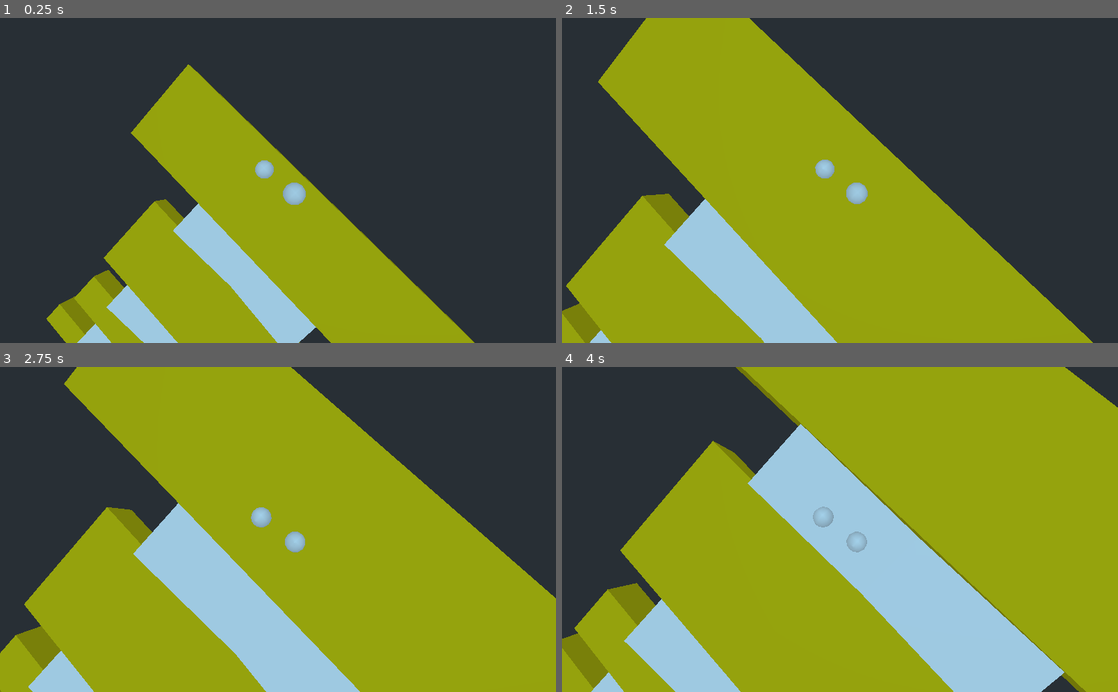
Above: before the commit, frames 1-4 (two rows, left to right).
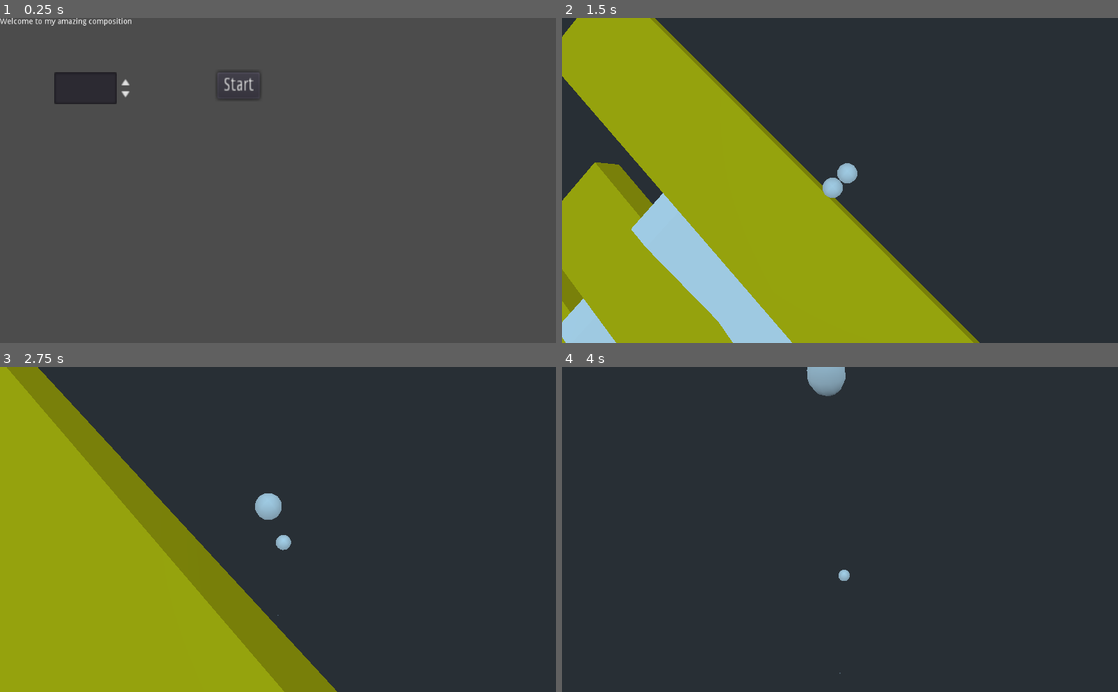
Above: after the commit, the same moments.

Repository: dmgarland/xylophone
Game: Godot game, scene res://MainMenu.tscn
Same seed, same stepped clock (60 frames per second), same inputs: the game is played once before the commit and once after it. Before the commit the project starts from res://Main.tscn.
Inputs (mouse positions are in pixels of both pictures, inside the frame that each line leads up to):
- Up to frame 1 (0.25 s): no input
- Up to frame 2 (1.5 s): click (801, 86) at 0.5 s, where only the run after the commit has a clickable "Start"
- Up to frame 3 (2.75 s): no input
- Up to frame 4 (4 s): no input

The runs differ from the first frame. In frame 1, 98% of the frame differs, in the area x 0-100%, y 0-100%; in frame 2, 34%; in frame 3, 69%; in frame 4, 81%.

Commit message:
Main menu and stops when all have fallen off

Diff:
--- a/Ball.tscn
+++ b/Ball.tscn
@@ -8,7 +8,6 @@
 radius = 0.5
 
 [node name="RigidBody" type="RigidBody"]
-transform = Transform( 1, 0, 0, 0, 1, 0, 0, 0, 1, -1, 0, 0 )
 input_ray_pickable = false
 physics_material_override = SubResource( 1 )
 contacts_reported = 1
--- a/Main.gd
+++ b/Main.gd
@@ -1,6 +1,7 @@
 extends Node
 export (PackedScene) var Note
 export (PackedScene) var Ball
+export (String, FILE) var menu_scene
 
 var r = RandomNumberGenerator.new()
 var notes_played = 0;
@@ -8,16 +9,16 @@
 var spheres = []
 var z = 0.0
 
-const polyphony = 2;
-
 func _ready():
 	r.randomize()
 	for _i in range(25):
 		add_note()
 
-	for i in range(polyphony):
+	$start_slope/shear.height = Global.polyphony
+
+	for i in range(Global.polyphony):
 		var sphere = Ball.instance()
-		sphere.translate(Vector3(-3 + i * 2, 10 + i * 2, 3))
+		sphere.translate(Vector3(0, 10, -i))
 		add_child(sphere)
 		spheres.append(sphere)
 
@@ -26,10 +27,9 @@
 
 func add_note():
 	var note = Note.instance()
-	note.polyphony = polyphony
 	note.steps = r.randi_range(-12, 12)
 	note.beats = r.randi_range(2, 12)
-	var y: float = (notes_played * 2)
+	var y: float = (notes_played * 1.4)
 
 	note.connect("note_ended", self, "add_note")
 	var resized = note.resize_and_translate(y, z)
@@ -42,15 +42,23 @@
 	var target = Vector3.ZERO
 	var min_z = INF
 	var max_z = 0
+
 	for sphere in spheres:
+		if sphere == null:
+			spheres.erase(sphere)
+			continue
+
 		var p = sphere.global_transform.origin
-
 		target += p
 		min_z = min(p.z, min_z)
 		max_z = max(p.z, max_z)
 
+	if spheres.size() == 0:
+		Global.load_new_scene(menu_scene)
+
+
 
 	target = target / spheres.size()
 	var diff = max_z - min_z
-	var zoom = Vector3(diff * 0.7, 10, diff * 0.7) + Vector3.ONE
+	var zoom = Vector3(diff * 0.5, 10, diff * 0.5) + Vector3.ONE
 	camera.look_at_from_position((target + zoom), target, Vector3(0, 1, 0))
--- a/Main.tscn
+++ b/Main.tscn
@@ -8,3 +8,14 @@
 script = ExtResource( 2 )
 Note = ExtResource( 1 )
 Ball = ExtResource( 4 )
+menu_scene = "res://MainMenu.tscn"
+
+[node name="start_slope" type="CSGCombiner" parent="."]
+use_collision = true
+
+[node name="shear" type="CSGBox" parent="start_slope"]
+transform = Transform( 1, 0, 0, 0, 1, 0, 0, -2, 1, 0, 4, -5 )
+operation = 1
+width = 5.0
+height = 5.0
+depth = 0.2
--- /dev/null
+++ b/MainMenu.gd
@@ -0,0 +1,11 @@
+extends Control
+
+export (String, FILE) var main_scene
+
+# Called when the node enters the scene tree for the first time.
+func _ready():
+	$Button.connect("pressed", self, "start")
+
+func start():
+	Global.polyphony = $Polyphony.value
+	Global.load_new_scene(main_scene)
--- /dev/null
+++ b/MainMenu.tscn
@@ -0,0 +1,42 @@
+[gd_scene load_steps=2 format=2]
+
+[ext_resource path="res://MainMenu.gd" type="Script" id=1]
+
+[node name="Control" type="Control"]
+anchor_right = 1.0
+anchor_bottom = 1.0
+script = ExtResource( 1 )
+__meta__ = {
+"_edit_use_anchors_": false
+}
+main_scene = "res://Main.tscn"
+
+[node name="Label" type="Label" parent="."]
+margin_right = 243.0
+margin_bottom = 50.0
+text = "Welcome to my amazing composition"
+align = 1
+__meta__ = {
+"_edit_use_anchors_": false
+}
+
+[node name="Polyphony" type="SpinBox" parent="."]
+margin_left = 100.0
+margin_top = 100.0
+margin_right = 174.0
+margin_bottom = 124.0
+rect_scale = Vector2( 1.98666, 2.47586 )
+min_value = 1.0
+max_value = 8.0
+value = 2.0
+__meta__ = {
+"_edit_use_anchors_": false
+}
+
+[node name="Button" type="Button" parent="."]
+margin_left = 400.0
+margin_top = 100.0
+margin_right = 441.0
+margin_bottom = 120.0
+rect_scale = Vector2( 1.92104, 2.46793 )
+text = "Start"
--- a/Note.gd
+++ b/Note.gd
@@ -4,7 +4,6 @@
 const A = pow(2.0, 1.0 / 12.0)
 export var sample_hz = 22050.0
 export var steps = 0
-export var polyphony = 1
 export var beats = 1
 var pulse_hz
 var notes: Array
@@ -27,14 +26,13 @@
 	return $note.depth + $slopes/slope_left/box.depth
 
 func resize_and_translate(y, z):
-	$note.width = (24 - steps)
-	print(beats)
+	$note.width = (24 - steps) * 1.5
 	$note.depth = beats
 	#print("block width is %s", $note.depth)
-	$note.translate(Vector3(0, -y  * 0.7, z + $note.depth / 2.0))
+	$note.translate(Vector3(0, -y, z + $note.depth / 2.0))
 	#print("and the notes %s", $note.depth / 2.0)
 	#print("so i'll move the slopes %s", $note.depth + $slopes/slope_left/box.depth / 2)
-	$slopes.translate(Vector3(0, -y  * 0.7, z + ($note.depth + $slopes/slope_left/box.depth / 2)))
+	$slopes.translate(Vector3(0, -y, z + ($note.depth + $slopes/slope_left/box.depth / 2)))
 
 	#print('====')
 
@@ -48,7 +46,7 @@
 func _ready():
 	pulse_hz = ref_freq * pow(A, steps)
 
-	for _i in range(polyphony):
+	for _i in range(Global.polyphony):
 		var player = AudioStreamPlayer3D.new()
 		player.stream = AudioStreamGenerator.new()
 		player.stream.mix_rate = sample_hz
--- a/Note.tscn
+++ b/Note.tscn
@@ -20,12 +20,12 @@
 
 [node name="sheared" type="CSGBox" parent="slopes/slope_left"]
 transform = Transform( 1, -10, 0, 0, 1, 0, 0, 0, 1, 0, 0, 0 )
-width = 8.0
+width = 12.0
 depth = 4.0
 
 [node name="box" type="CSGBox" parent="slopes/slope_left"]
 operation = 1
-width = 8.0
+width = 12.0
 depth = 4.0
 
 [node name="slope_right" type="CSGCombiner" parent="slopes"]
@@ -33,10 +33,10 @@
 
 [node name="sheared" type="CSGBox" parent="slopes/slope_right"]
 transform = Transform( 1, 10, 0, 0, 1, 0, 0, 0, 1, 0, 0, 0 )
-width = 8.0
+width = 12.0
 depth = 4.0
 
 [node name="box" type="CSGBox" parent="slopes/slope_right"]
 operation = 1
-width = 8.0
+width = 12.0
 depth = 4.0
--- a/collide.gd
+++ b/collide.gd
@@ -1,4 +1,6 @@
 extends RigidBody
+
+var bomb: Timer
 
 func _ready():
 	AudioServer.lock()
@@ -8,9 +10,17 @@
 	AudioServer.set_bus_send(bus, "Master")
 	AudioServer.unlock()
 
+	bomb = Timer.new()
+	add_child(bomb)
+	bomb.autostart = true
+	bomb.one_shot = true
+	bomb.connect("timeout", self, "queue_free")
+
+
 func busName():
 	return "sphere-%s" % get_instance_id()
 
 func _on_RigidBody_body_entered(body):
-	if body is CSGCombiner:
+	bomb.start(3.0)
+	if body.has_method("sound"):
 		body.sound(self)
--- /dev/null
+++ b/global.gd
@@ -0,0 +1,10 @@
+extends Node
+
+# Declare member variables here. Examples:
+var polyphony = 2;
+
+func _ready():
+	pass
+
+func load_new_scene(new_scene_path):
+	get_tree().change_scene(new_scene_path)
--- a/project.godot
+++ b/project.godot
@@ -16,8 +16,12 @@
 [application]
 
 config/name="DeepWood"
-run/main_scene="res://Main.tscn"
+run/main_scene="res://MainMenu.tscn"
 config/icon="res://icon.png"
+
+[autoload]
+
+Global="*res://global.gd"
 
 [input]
 
